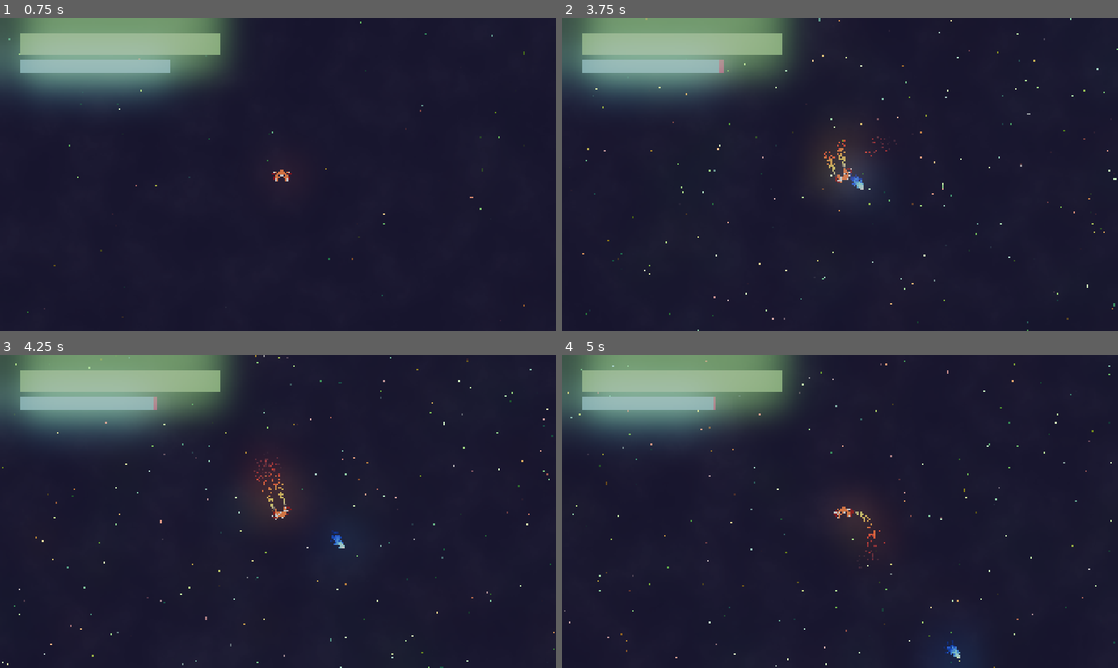
Above: before the commit, frames 1-4 (two rows, left to right).
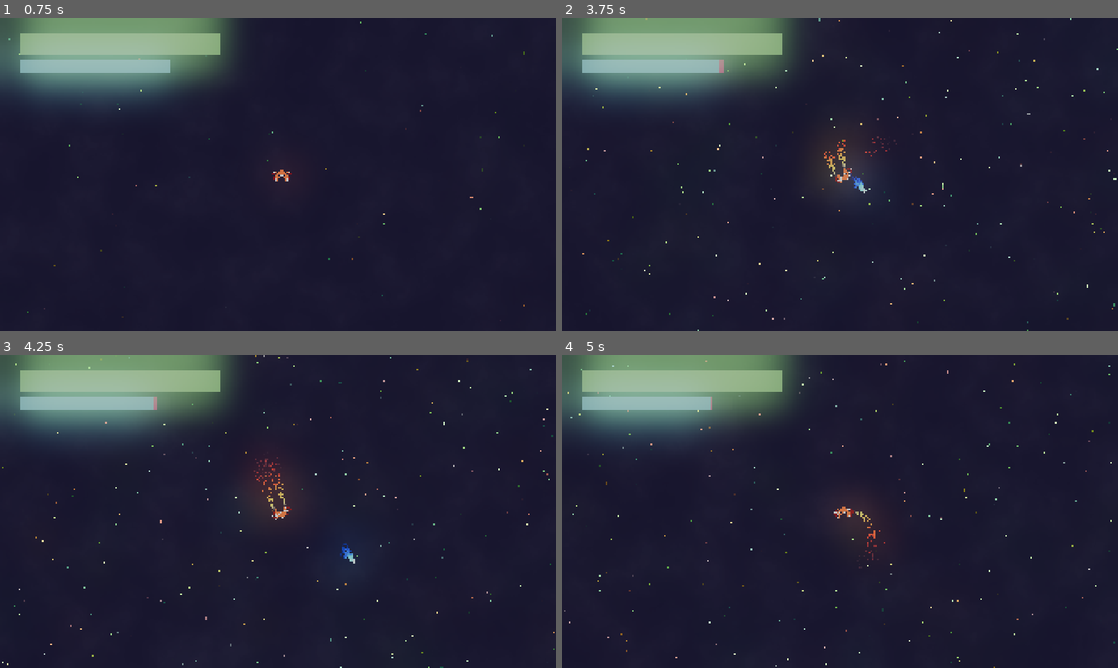
Above: after the commit, the same moments.

Repository: Lunix-420/OrbitOfPain
Game: Godot game, scene res://scenes/world/World.tscn
Same seed, same stepped clock (60 frames per second), same inputs: the game is played once before the commit and once after it. Sound files missing from this copy of the repository are replaced by a short silence.
Inputs:
- Up to frame 1 (0.75 s): click "START" at 0.5 s
- Up to frame 2 (3.75 s): tap Enter (action_start_next_wave) at 1.25 s; hold D (move_right) 1.28-2.03 s; hold E (move_turn_ccw) 1.28-2.03 s; tap Q (move_turn_cw) at 1.55, 2.1, 3.05 s; hold S (move_backwards) 2.03-2.78 s; tap E (move_turn_ccw) at 2.3 s; hold D (move_right) 2.78-3.53 s; hold Ctrl (action_shield) 2.78-3.53 s; hold W (move_forward) from 3.53 s (still down); tap Space (action_shoot) at 3.6 s
- Up to frame 3 (4.25 s): keep holding W (move_forward); tap E (move_turn_ccw) at 3.8 s
- Up to frame 4 (5 s): release W (move_forward) at 4.28 s; hold A (move_left) from 4.28 s (still down); hold Q (move_turn_cw) from 4.28 s (still down); tap Enter (action_start_next_wave) at 4.35 s

Frame 1 is identical in both runs. In frame 2, less than 0.1% of the frame differs, in the area x 51-55%, y 50-56%; in frame 3, 0.1%; in frame 4, 0.2%, in the area x 26-73%, y 13-100%.

Commit message:
refactor: Rebalance difficulty

Diff:
--- a/scenes/gui/UpgradeMenu.tscn
+++ b/scenes/gui/UpgradeMenu.tscn
@@ -28,10 +28,33 @@
 shadow_color = Color(0, 0, 0, 0.392157)
 
 [node name="UpgradeMenu" type="CanvasLayer"]
-visible = false
 scale = Vector2(0.5, 0.5)
 transform = Transform2D(0.5, 0, 0, 0.5, 0, 0)
 script = ExtResource("1_v0a7o")
+
+[node name="Hud" type="Node2D" parent="."]
+visible = false
+position = Vector2(1920, 1460)
+
+[node name="Buy" type="Button" parent="Hud"]
+offset_left = -600.0
+offset_top = 354.0
+offset_right = 600.0
+offset_bottom = 554.0
+theme_override_fonts/font = ExtResource("2_v0a7o")
+theme_override_font_sizes/font_size = 100
+theme_override_styles/focus = ExtResource("3_a6jaq")
+theme_override_styles/disabled_mirrored = ExtResource("3_a6jaq")
+theme_override_styles/disabled = ExtResource("3_a6jaq")
+theme_override_styles/hover_pressed_mirrored = ExtResource("3_a6jaq")
+theme_override_styles/hover_pressed = ExtResource("3_a6jaq")
+theme_override_styles/hover_mirrored = ExtResource("3_a6jaq")
+theme_override_styles/hover = SubResource("StyleBoxFlat_ymhph")
+theme_override_styles/pressed_mirrored = ExtResource("3_a6jaq")
+theme_override_styles/pressed = ExtResource("3_a6jaq")
+theme_override_styles/normal_mirrored = ExtResource("3_a6jaq")
+theme_override_styles/normal = ExtResource("3_a6jaq")
+text = "Buy Upgrades"
 
 [node name="Menu" type="Node2D" parent="."]
 visible = false
@@ -166,4 +189,5 @@
 perk = "speed"
 metadata/_edit_use_anchors_ = true
 
+[connection signal="button_down" from="Hud/Buy" to="." method="_on_closes_button_down"]
 [connection signal="button_down" from="Menu/CloseButton" to="." method="_on_closes_button_down"]
--- a/scenes/ships/Player.tscn
+++ b/scenes/ships/Player.tscn
@@ -159,7 +159,6 @@
 offset_bottom = -1057.0
 
 [node name="UpgradeMenu" parent="Camera" instance=ExtResource("7_ci04x")]
-visible = true
 
 [node name="EnergyAudioPlayer" type="AudioStreamPlayer2D" parent="."]
 stream = ExtResource("6_70d11")
--- a/scripts/laser.gd
+++ b/scripts/laser.gd
@@ -13,7 +13,7 @@
 #==================================================================================================#
 # Config
 
-const SPEED = 1000.0
+const SPEED = 700.0
 const GAIN = 6.0
 
 #==================================================================================================#
--- a/scripts/plasma.gd
+++ b/scripts/plasma.gd
@@ -8,7 +8,7 @@
 #==================================================================================================#
 # Config
 
-const SPEED: float = 1000.0
+const SPEED: float = 1200.0
 const GAIN: float = 6.0
 
 #==================================================================================================#
--- a/scripts/player.gd
+++ b/scripts/player.gd
@@ -89,7 +89,6 @@
 	_process_teleport()
 	_process_healing(delta)
 	_process_shield(delta)
-	consume_energy(BASE_ENERGY_DRAIN * delta)
 	update_exhaust_audio()
 	move_and_slide()
 
@@ -118,6 +117,9 @@
 	var right_dir = sprite.global_transform.x.normalized()
 	velocity = forward_dir * forward_speed * multiplier + right_dir * strafe_speed * multiplier
 	_update_exhaust_emission(forward_input, strafe_input)
+	var cost_multiplier = abs(forward_input) + abs(strafe_input)
+	var cost = BASE_ENERGY_DRAIN * cost_multiplier;
+	consume_energy(cost * delta)
 
 func _apply_friction(value: float, delta: float) -> float:
 	if value > 0:
@@ -127,10 +129,14 @@
 	return 0.0
 
 func _process_rotation(delta: float) -> void:
-	if Input.is_action_pressed("move_turn_ccw"):
+	var ccw_input = Input.is_action_pressed("move_turn_ccw")
+	var cw_input = Input.is_action_pressed("move_turn_cw")
+	if ccw_input and not cw_input:
 		sprite.rotation += ROTATE_SPEED * delta
-	if Input.is_action_pressed("move_turn_cw"):
+		consume_energy(BASE_ENERGY_DRAIN * delta)
+	if cw_input and not ccw_input:
 		sprite.rotation -= ROTATE_SPEED * delta
+		consume_energy(BASE_ENERGY_DRAIN * delta)
 
 #==================================================================================================#
 # Actions
